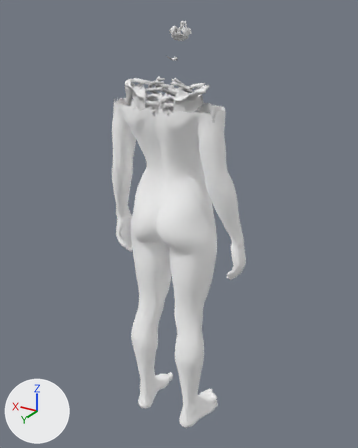
Two versions of the glTF model public/modelos/cuerpo-resto.glb, one commit apart.
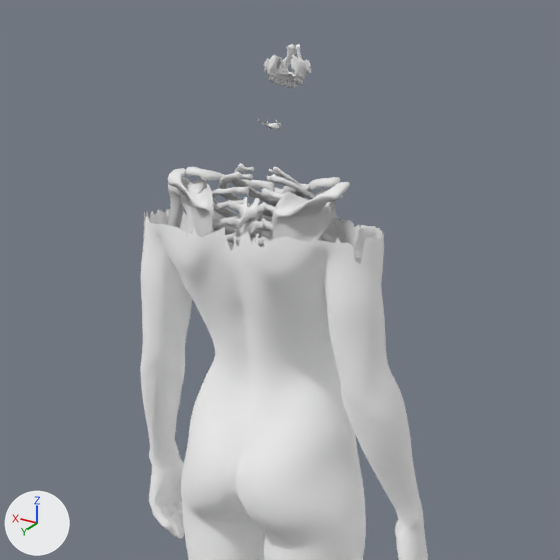
Each version is shown whole from a 50 mm lens placed at (-0.905, 1.455, 1.614), pointed at (0.0, -0.053, 0.86), then close up on the part from 13% to 86% of the width and 0% to 58% of the height. The lights are fixed; the arrows at lower left show +X, +Y and +Z. The first two pictures are the older version. Where no turn or scale is listed for an object, it has been applied to the vertices. Vertices at exactly the same position are counted once.

The first close-up shows 'hueso_columna_baja', 'hueso_escapula_der', 'hueso_escapula_izq', 'hueso_maxilar', 'hueso_torax', 'piel_torso' and 3 more.
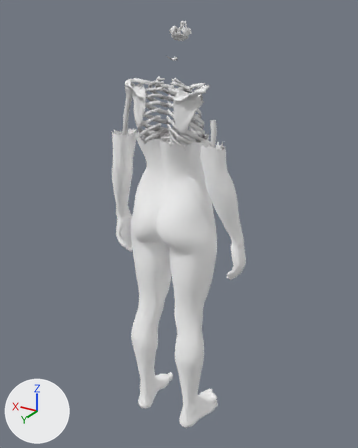
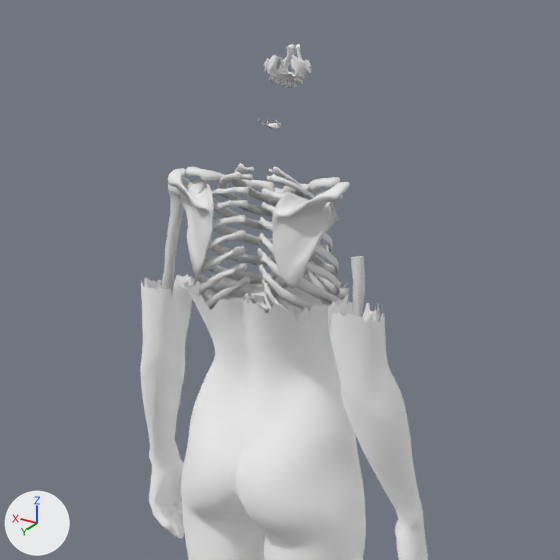
What differs and where, as boxes (x1, y1, x2, y2) in the close-ups (560 x 560 px):
'piel_torso', reshaped
    before: (140, 208, 428, 560)
    after: (140, 274, 428, 560)
'hueso_columna_baja', reshaped
    before: (226, 197, 266, 247)
    after: (244, 287, 273, 314)
part 1 of me_piel_torso, deleted
    before: (141, 208, 384, 329)
part 2 of me_hueso_columna_baja, deleted
    before: (226, 197, 266, 247)
'hueso_torax', unchanged, uncovered by the edit
    before: (212, 119, 332, 251)
    after: (196, 119, 341, 322)

The change, as a list of edits to the scene's bpy script:
```text
Change me_piel_torso:
    used by ob_piel_torso; location = (0.0, -0.019, 0.85)
    remove me_piel_torso.from_pydata(...)  # 15356 vertices, 30413 faces; spans x -0.286..0.286, y -0.1..0.14, z -0.221..0.48
    add me_piel_torso.from_pydata(...)  # 13063 vertices, 25717 faces; spans x -0.286..0.286, y -0.1..0.14, z -0.221..0.37
    me_piel_torso part 1: 2293 vertices removed from x -0.219..0.218, y -0.099..0.139, z 0.37..0.48
Change me_hueso_columna_baja:
    used by ob_hueso_columna_baja; location = (0.0, 0.03, 1.191)
    remove me_hueso_columna_baja.from_pydata(...)  # 12942 vertices, 22761 faces; spans x -0.057..0.057, y -0.058..0.058, z -0.326..0.176
    add me_hueso_columna_baja.from_pydata(...)  # 9045 vertices, 16094 faces; spans x -0.057..0.057, y -0.058..0.058, z -0.326..0.029
    me_hueso_columna_baja part 2: 15 loose pieces with 3250 vertices, spanning x -0.035..0.034, y -0.017..0.052, z 0.022..0.176, are deleted
    other edits to the shape of me_hueso_columna_baja do not show in these pictures
```
